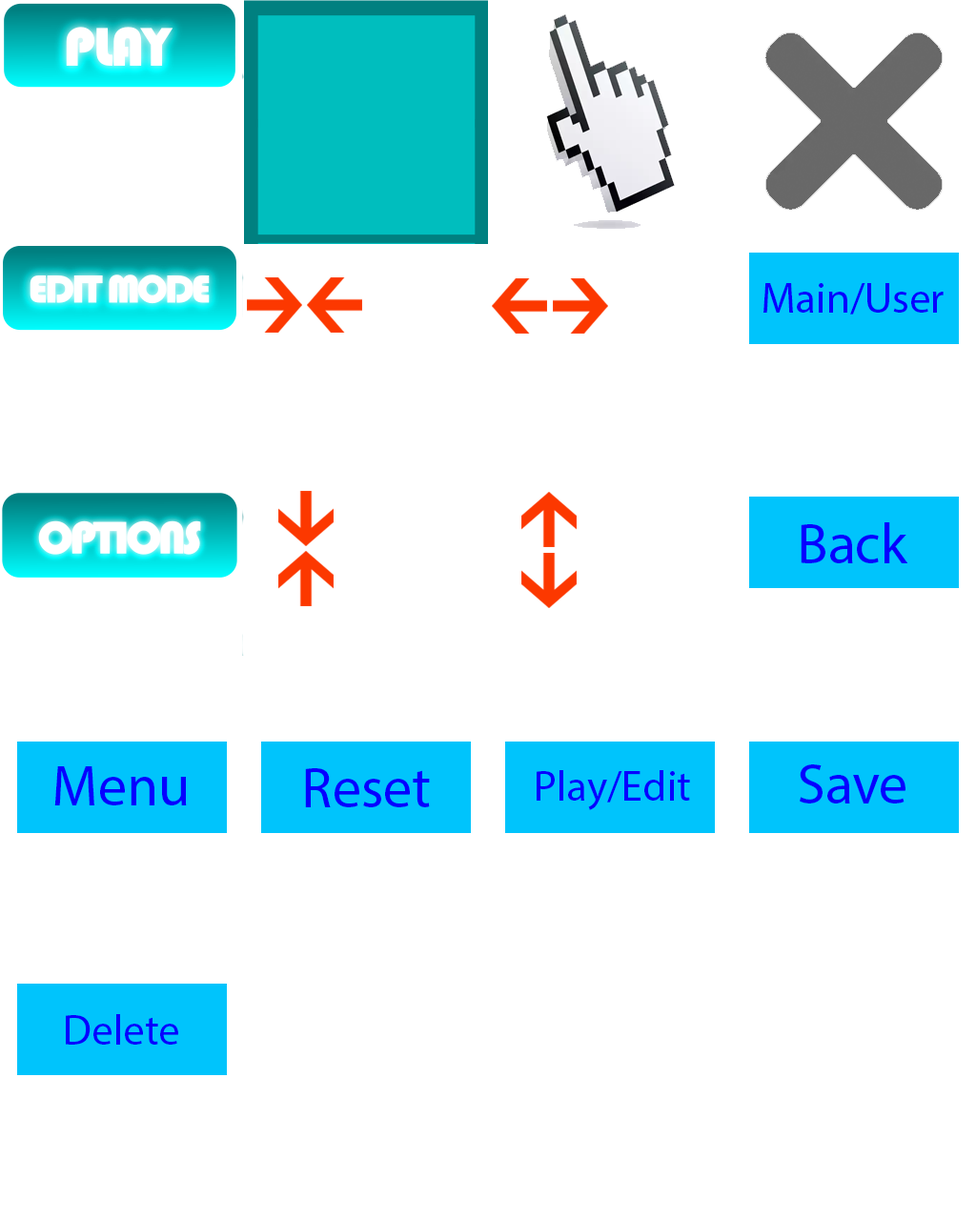
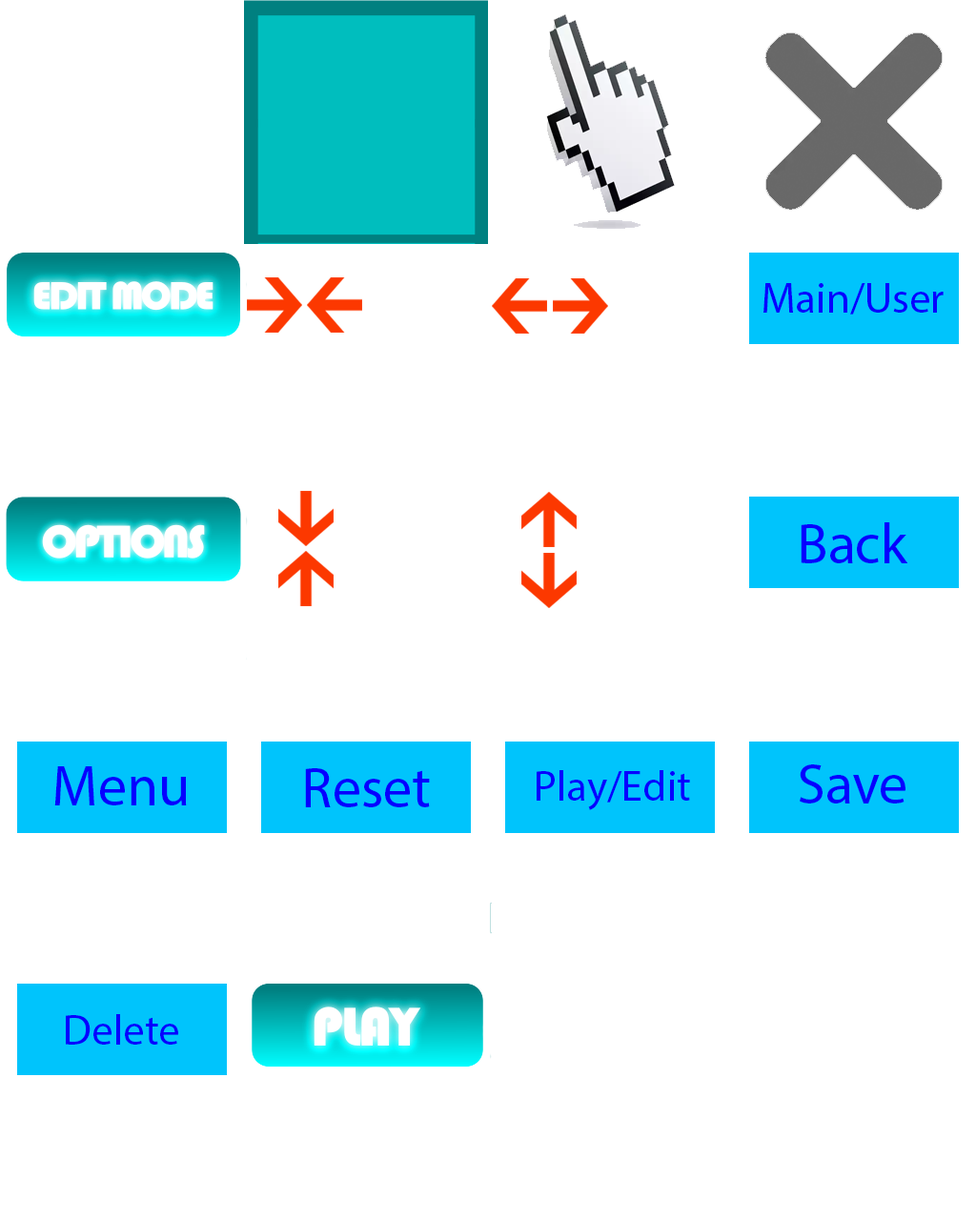
Layered file, before and after one edit (976x1220). Changes by layer:
painted on "play norm" over box(3, 2, 492, 1068)
painted on "edit norm" over box(2, 245, 247, 338)
painted on "options norm" over box(1, 492, 248, 660)
